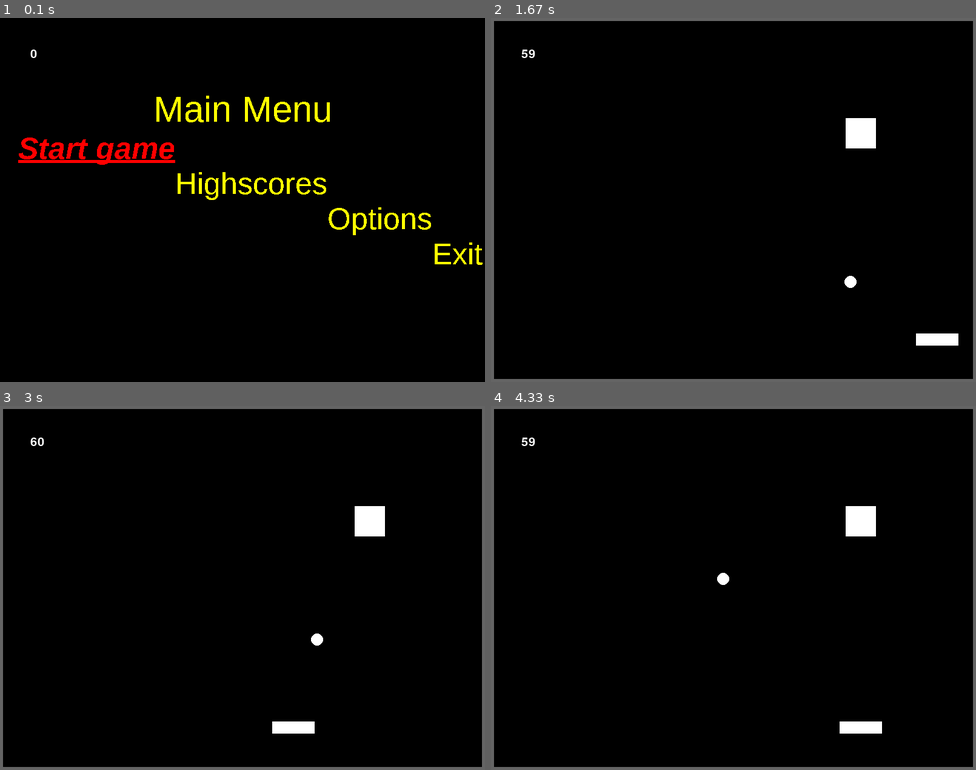
Above: before the commit, frames 1-4 (two rows, left to right).
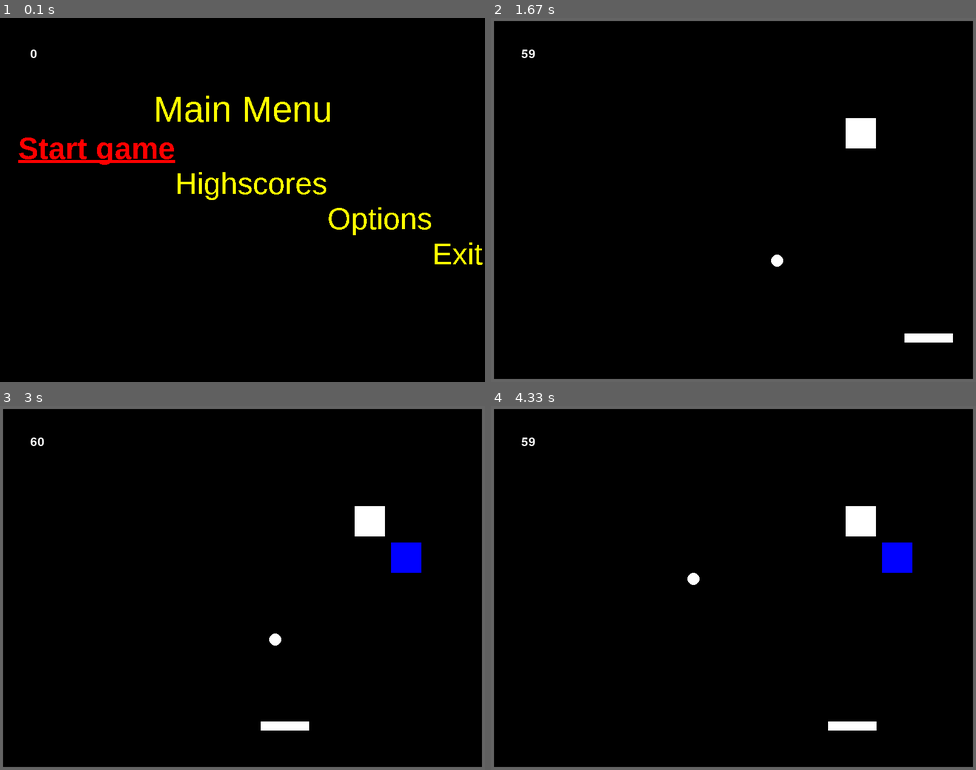
Above: after the commit, the same moments.

Repository: Gibson223/mod-5
Game: pygame game, started from py/main.py
Two runs of this game, one before a commit and one after it. Both use one fixed random seed, a clock stepped at 60 frames per second and the inputs below.
Inputs:
- Up to frame 1 (0.1 s): no input
- Up to frame 2 (1.67 s): tap Enter at 0.33 s; hold Right 0.67-1.13 s; hold Right 1.17-1.63 s
- Up to frame 3 (3 s): hold Left 1.67-2.2 s; tap Home at 1.82 s; hold Left 2.23-2.63 s; hold Right from 2.67 s (still down)
- Up to frame 4 (4.33 s): release Right at 3.3 s; hold Left 3.33-3.8 s; tap Home at 3.48 s; hold Right 3.83-4.3 s

The runs differ from the first frame. In frame 1, 0.2% of the frame differs, in the area x 3-36%, y 32-41%; in frame 2, 0.3%; in frame 3, 0.8%, in the area x 53-87%, y 37-90%; in frame 4, 0.8%.

Commit message:
remove 'import time' and use pygame.time instead

Diff:
--- a/py/constants.py
+++ b/py/constants.py
@@ -33,15 +33,15 @@
 INITIAL_BALL_Y = 30
 
 #Ball speed
-INITIAL_BALL_XSPEED = 7
+INITIAL_BALL_XSPEED = 6
 INITIAL_BALL_YSPEED = 5
 
 # Wall size
 WALLSIZE = 5
 
 # Paddle size
-PADDLEWIDTH  = 70
-PADDLEHEIGHT = 20
+PADDLEWIDTH  = 80
+PADDLEHEIGHT = 15
 PADDLE_Y_POS = 520
 
 # Powerup chance
@@ -63,8 +63,8 @@
 
 
 # Block respawn time range
-RESPAWNDELAY = 1
-RESPAWNRANGE = 3
+RESPAWNDELAY = 1000
+RESPAWNRANGE = 1500
 
 # Color definitions
 colors = {
--- a/py/main.py
+++ b/py/main.py
@@ -9,7 +9,7 @@
 import objects, constants, keyBindings
 from enum import Enum
 import random
-import time
+# import time  # TODO use pygame.time functionality instead
 
 
 def init():
@@ -18,9 +18,10 @@
     It also set some global variables used inside the pygame loop.
     Note: creating a multiline string using triple quotation marks is how you create python documentation
     """
-    pygame.mixer.pre_init()  # TODO set right variables inside this
-    # Initialize pygame  # TODO only init necessary pygame modules for efficiency
-    pygame.init()
+    # Initialize all pygame modules
+    pygame.display.init()
+    pygame.font.init()
+    pygame.mixer.init()  # TODO set right variables inside this
 
     # Set up screen
     global Screen
@@ -28,7 +29,7 @@
 
     # Set title of screen
     pygame.display.set_caption(constants.GAME_NAME)
-    # TODO: pygame.display.set_icon(Surface icon)
+    # TODO create game icon and pygame.display.set_icon(Surface icon)
 
     global AudioObj
     AudioObj = Audio()
@@ -206,8 +207,8 @@
         # Note: collision handling is less broken yet once again, but the ball still disappears into the walls
         #self.playerBall.update()
 
-        if time.time() >= self.last_block_time + self.time_until_next_block:
-            self.last_block_time=time.time()
+        if pygame.time.get_ticks() >= self.last_block_time + self.time_until_next_block:
+            self.last_block_time = pygame.time.get_ticks()
             self.time_until_next_block = self.addBlock()
 
         Screen.fill(constants.colors["BLACK"])
@@ -232,12 +233,14 @@
         self.grid = []
         # grid is list of Y lists with X items (initialized to none)
         for row in range(0, constants.GRIDY):
-            # row contains list like [None, None, None, ...]
+            # each row contains list like [None, None, None, ...]
             self.grid.append([None] * constants.GRIDX)
 
         self.blocksize = (constants.WINDOW_WIDTH-(2*constants.GRIDMARGIN))//constants.GRIDX
 
     def addBlock(self):
+        # TODO this logic should be moved to an objects.Block function
+        # See objects.PowerUp.generateType()
         throwdice=random.randint(1,100)
         if throwdice >= 70 and throwdice<85:
             blocktype="green"
@@ -248,10 +251,13 @@
         else:
             blocktype="default"
         newblock = objects.Block(blocktype,self.blocksize-(2*constants.BLOCKMARGIN), self.blocksize-(2*constants.BLOCKMARGIN))
+
+        # But maybe the grid stuff can stay here
+
         newblock.x_on_grid=random.randint(1,constants.GRIDX)-1
         newblock.y_on_grid=random.randint(1,constants.GRIDY)-1
 
-        if self.grid[newblock.y_on_grid][newblock.x_on_grid] == None:
+        if not self.grid[newblock.y_on_grid][newblock.x_on_grid]:
             newblock.rect.x=constants.GRIDMARGIN + self.blocksize*newblock.x_on_grid + constants.BLOCKMARGIN
             newblock.rect.y=constants.GRIDMARGIN + self.blocksize*newblock.y_on_grid + constants.BLOCKMARGIN
             self.AllSpritesList.add(newblock)
@@ -288,7 +294,7 @@
         """
         index=0
         for col_timer in self.next_collision_exclusion_time:
-            if time.time()>col_timer:
+            if pygame.time.get_ticks() > col_timer:
                 del self.next_collision_exclusion[index]
                 del self.next_collision_exclusion_time[index]
             index += 1
@@ -322,7 +328,7 @@
                 # Should be handled at the object collided with, not here
                 # AudioObj.playSound('bounce')
                 self.next_collision_exclusion.append(c)
-                self.next_collision_exclusion_time.append(time.time()+0.2)
+                self.next_collision_exclusion_time.append(pygame.time.get_ticks() + 200)
 
     def handle_power_up_collisions(self):
         # After checking ball collisions, check for powerups to collect
@@ -349,6 +355,7 @@
         # can be flipped by adding or subtracting pi
         tau = 2 * math.pi
 
+        # TODO use angle of ball centre and collision centre in lieu of speed
         ball_in_angle = math.atan2(ballObj.yspeed, ballObj.xspeed)
         # Flip angle but keep range intact.
         ball_out_angle = ((ball_in_angle + tau) % tau) - math.pi
@@ -406,7 +413,6 @@
     contains menu rendering and keyhandling specific to menu
     i mean not yet but it should
     """
-    pygame.font.init()
     mainFont = None
     subFont = None
     highlight = None
@@ -436,7 +442,7 @@
         pygame.display.set_caption(constants.GAME_NAME + ' - Main menu' )
         self.mainFont = pygame.font.SysFont('arial', 60) # 76? HEIGTH
         self.subFont = pygame.font.SysFont('arial', 50) # 58 HEIGTH
-        self.highlight = pygame.font.SysFont('arial', 50, italic=True, bold=True)
+        self.highlight = pygame.font.SysFont('arial', 50, bold=True)
         self.highlight.set_underline(True)
 
         self.texts = ['Start game','Highscores','Options', 'exit']
@@ -464,6 +470,17 @@
 
         AudioObj.playMusic('menu')
 
+    # TODO use subclass instances for the various screen items
+    # something like this
+    class MenuOption:
+        width = None
+        height = None
+        text = None
+
+        def __init__(self, width, height, text):
+            self.width, self.height = width, height
+            self.text = text
+
     def handleKeys(self, keysPressed):
         if keyBindings.checkPress('exit', keysPressed):
             pygame.event.post(pygame.event.Event(pygame.QUIT))
@@ -491,18 +508,15 @@
                 MainObj = None
 
             elif self.selectedItem == 1:
-                GameState = GameStates.HIGHSCORES
+                # GameState = GameStates.HIGHSCORES
+                pass
 
             elif self.selectedItem == 2:
-                GameState = GameStates.OPTIONS
+                # GameState = GameStates.OPTIONS
+                pass
 
             elif self.selectedItem == 3:
                 pygame.event.post(pygame.event.Event(pygame.QUIT))
-
-    # TODO use subclass instances for the various screen items
-    class menuOption:
-        width = None
-        height = None
 
     def writeText(self, text, font):
         if font == self.mainFont:
@@ -526,7 +540,7 @@
         Screen.blit(self.menuItems[2], (self.optionsmenu_Width, self.optionsmenu_Height))
         Screen.blit(self.menuItems[3], (self.exitmenu_Width, self.exitmenu_Height))
 
-        # time.sleep(0.2)
+        pygame.time.delay(80)
 
 
 class Audio:
@@ -570,8 +584,6 @@
         if not constants.SOUND:
             return
 
-        # TODO make it not create a new sound object instance every time it plays
-        #   but instead save instances to be reused.
         self.gameSounds[soundName].play(0)
 
 
--- a/py/objects.py
+++ b/py/objects.py
@@ -53,8 +53,6 @@
         return self.hp
         # self.currentColor = tuple(map(lambda x:   x*(self.hp//self.initialhp), self.initialColor))
 
-        # TODO if hp is 0, remove the object instead of letting the game crash
-
 
 class Ball(pygame.sprite.Sprite):
     """
@@ -106,7 +104,7 @@
             pass
         else:
             # If collision on an axis has already happened this frame,
-            # then dont bounce
+            # then don't bounce
             if bounceIsVertical and not self.col_this_frame[0]:
                 self.xspeed *= -1
                 self.col_this_frame[0] = True
@@ -115,6 +113,8 @@
                 self.yspeed *= -1
                 self.col_this_frame[1] = True
 
+            else:
+                print("already bounced this axis")
 
     def update(self):
         """update ball location"""
@@ -123,8 +123,7 @@
         self.rect.x = self.xfloat
         self.rect.y = self.yfloat
 
-
-        # Reset values so that it can bounce again next frame
+        # Reset this so that it can bounce again next frame
         self.col_this_frame = [False, False]
 
     def respawn(self):
@@ -133,6 +132,7 @@
         self.xspeed = constants.INITIAL_BALL_XSPEED
         self.yspeed = constants.INITIAL_BALL_YSPEED
 
+
 class Paddle(pygame.sprite.Sprite):
     """
     """
@@ -190,11 +190,12 @@
         self.rect.x = x
         self.rect.y = y
 
+
 class PowerUp:
     """
 
     """
-    # ('name', rng_chance)
+    # ('name', rng_chance, color)
     types = [('speed', 0.7, 'CYAN'), ('rocket', 0.2, 'ORANGE')]
     type = None
     color = None
--- a/py/unused/keyboard.py
+++ b/py/unused/keyboard.py
@@ -254,7 +254,6 @@
 # 		#current_time = pygame.time.get_ticks()
 
 # 		#if current_time >= change_time:
-# 		#    TODO: change something
 # 		#    # change something again after 2s
 # 		#    change_time = current_time + 2000
 
